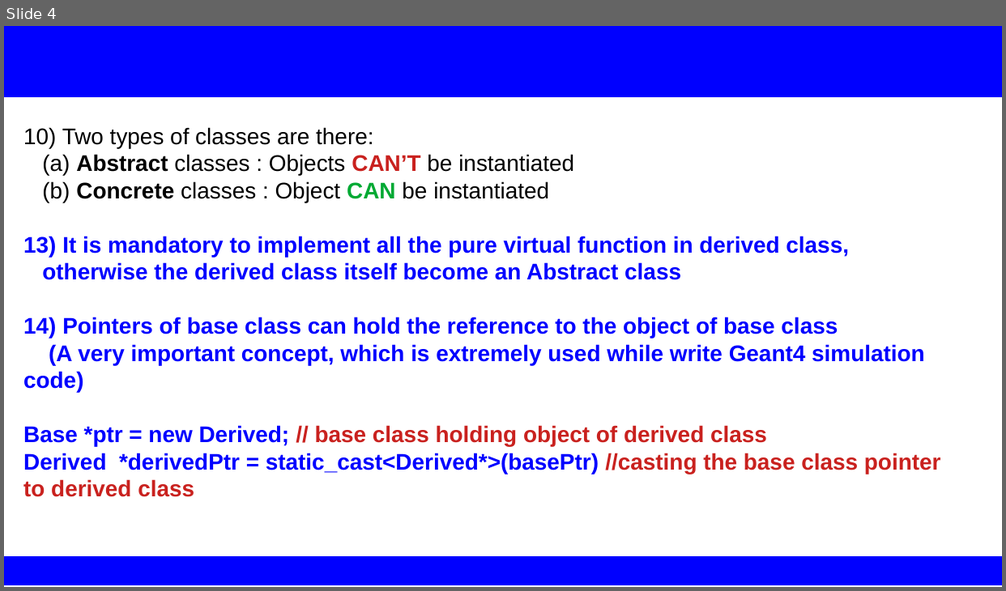
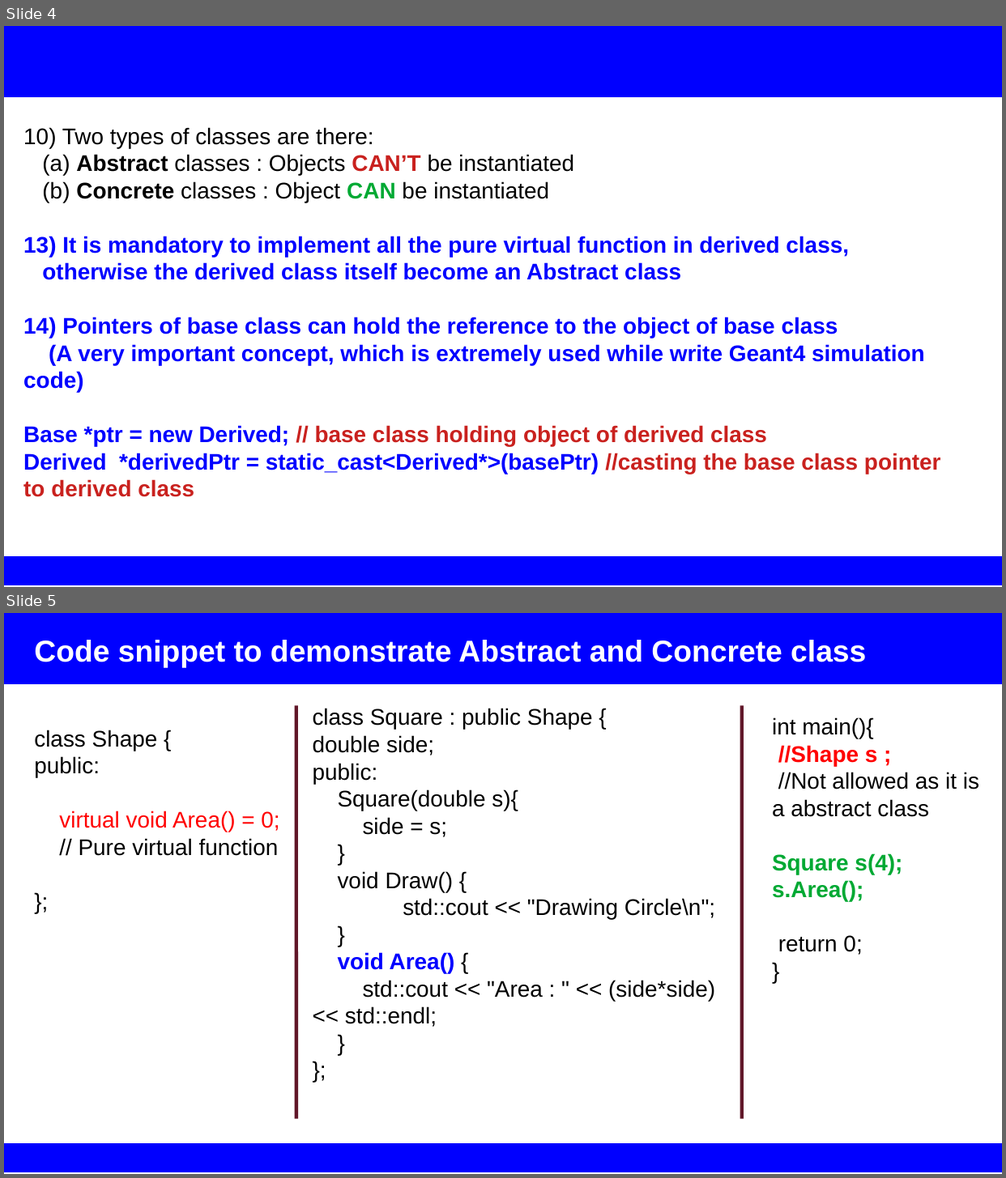
Before and after one commit to rsehgal/G4Simulations, a slide deck: Presentations/IntroductoryTalk_CU.pptx. Shown one above the other, each under a label of ours: slide 4 before the commit, slides 4 and 5 after it. The pictures are 1006x591 and 1006x1178 pixels, drawn with LibreOffice and Linux fonts; fonts in the diff are those of the drawing. Boxes give left, top, right and bottom in pixels: in the first picture for what was removed or moved away, otherwise in the second. Text is boxed around its words. In the diff, an @@ line names an element or a change of style, - is before the commit and + after.

```diff
--- a/Presentations/IntroductoryTalk_CU.pptx
+++ b/Presentations/IntroductoryTalk_CU.pptx
@@ slide 5 added at bbox=[4, 613, 1002, 1174], background #FFFFFF @@
@@ rectangle added at bbox=[4, 613, 1002, 683], fill #0000FF, outline #0000FF 0.75 pt @@
@@ text added at bbox=[34, 640, 866, 668], 24 pt, text #FFFFFF, bold @@
+Code snippet to demonstrate Abstract and Concrete class
@@ line added from (296, 705) to (296, 1119), #611729 2.83 pt @@
@@ text added at bbox=[313, 708, 715, 1027], 18 pt, text #000000 @@
+class Square : public Shape {
+double side;
+public:
+Square(double s){
+side = s;
+}
+void Draw() {
+std::cout << "Drawing Circle\n";
+}
+void Area() {
+std::cout << "Area : " << (side*side) << std::endl;
+}
+};
@@ line added from (742, 705) to (742, 1119), #611729 2.83 pt @@
@@ text added at bbox=[34, 730, 279, 856], 18 pt, text #000000 @@
+class Shape {
+public:
+virtual void Area() = 0; // Pure virtual function
+};
@@ text added at bbox=[772, 717, 979, 955], 18 pt, text #000000 @@
+int main(){
+//Shape s ;
+//Not allowed as it is a abstract class
+Square s(4);
+s.Area();
+return 0;
+}
@@ rectangle added at bbox=[4, 1144, 1002, 1173], fill #0000FF, outline #0000FF 0.75 pt @@
```
Also in this commit, not shown: 46 other slides changed, 1 other file.
